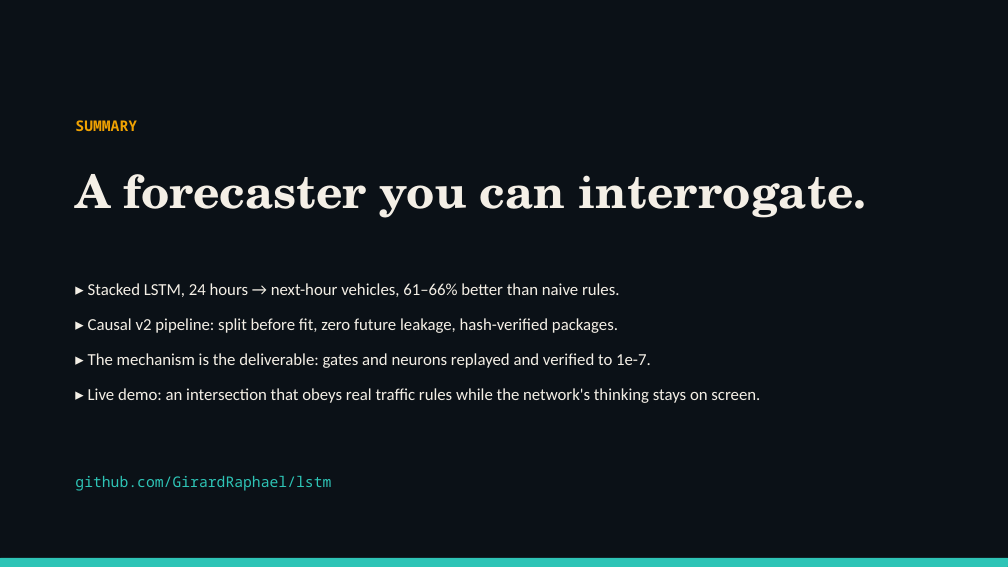
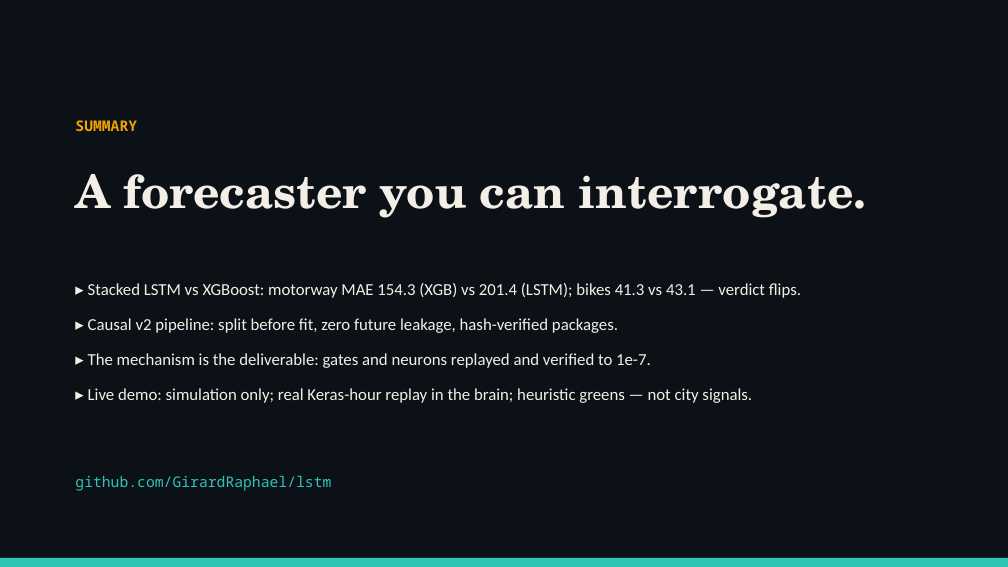
Before and after one commit to GirardRaphael/lstm, a slide deck: slide 14 of presentation/Traffic_LSTM_Presentation.pptx. Drawn at 1008x567 pixels with LibreOffice and Linux fonts; fonts in the diff are those of the drawing. Boxes give left, top, right and bottom in pixels: in the first picture for what was removed or moved away, otherwise in the second. Text is boxed around its words. In the diff, an @@ line names an element or a change of style, - is before the commit and + after.

```diff
--- a/presentation/Traffic_LSTM_Presentation.pptx
+++ b/presentation/Traffic_LSTM_Presentation.pptx
@@ text at (88,283,801,298): text changed @@
-▸ Stacked LSTM, 24 hours → next-hour vehicles, 61–66% better than naive rules.
+▸ Stacked LSTM vs XGBoost: motorway MAE 154.3 (XGB) vs 201.4 (LSTM); bikes 41.3 vs 43.1 — verdict flips.
@@ text at (88,388,752,403): text changed @@
-▸ Live demo: an intersection that obeys real traffic rules while the network's thinking stays on screen.
+▸ Live demo: simulation only; real Keras-hour replay in the brain; heuristic greens — not city signals.
```
Also in this commit, not shown: 5 other slides changed, 18 other files.
